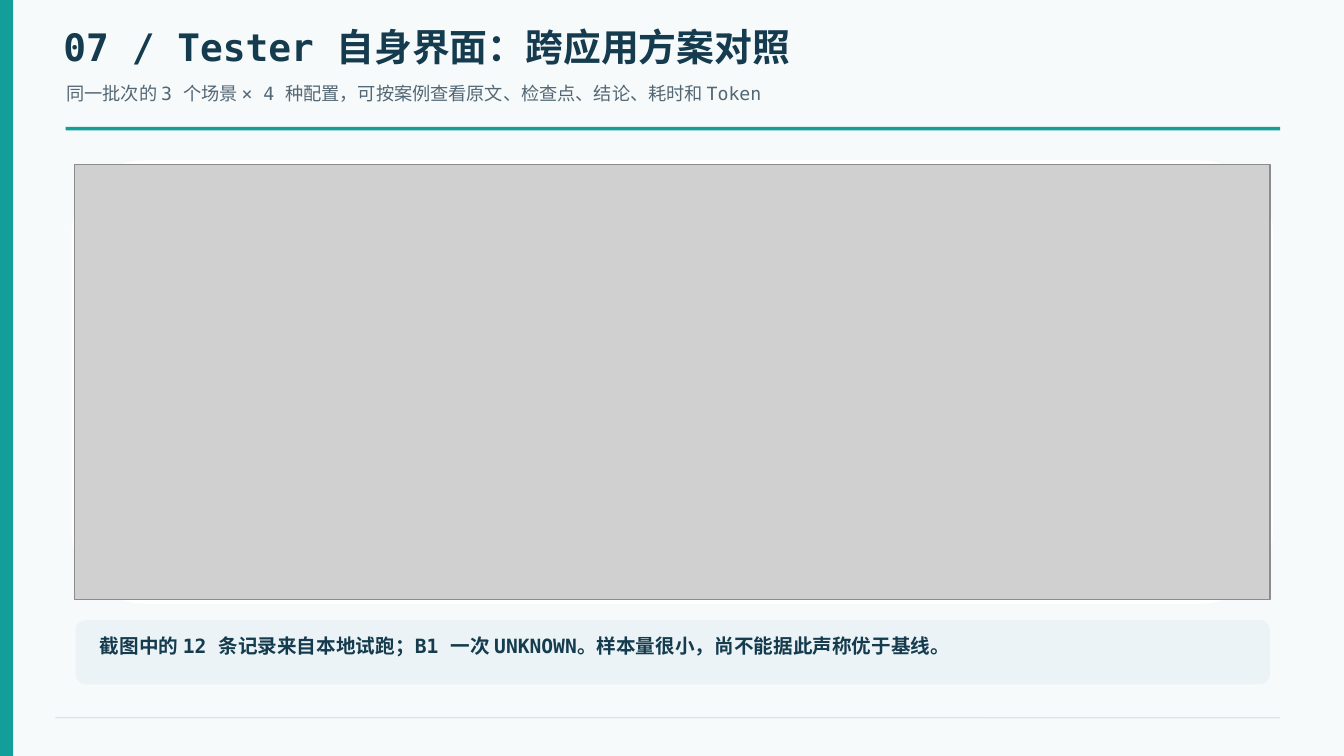
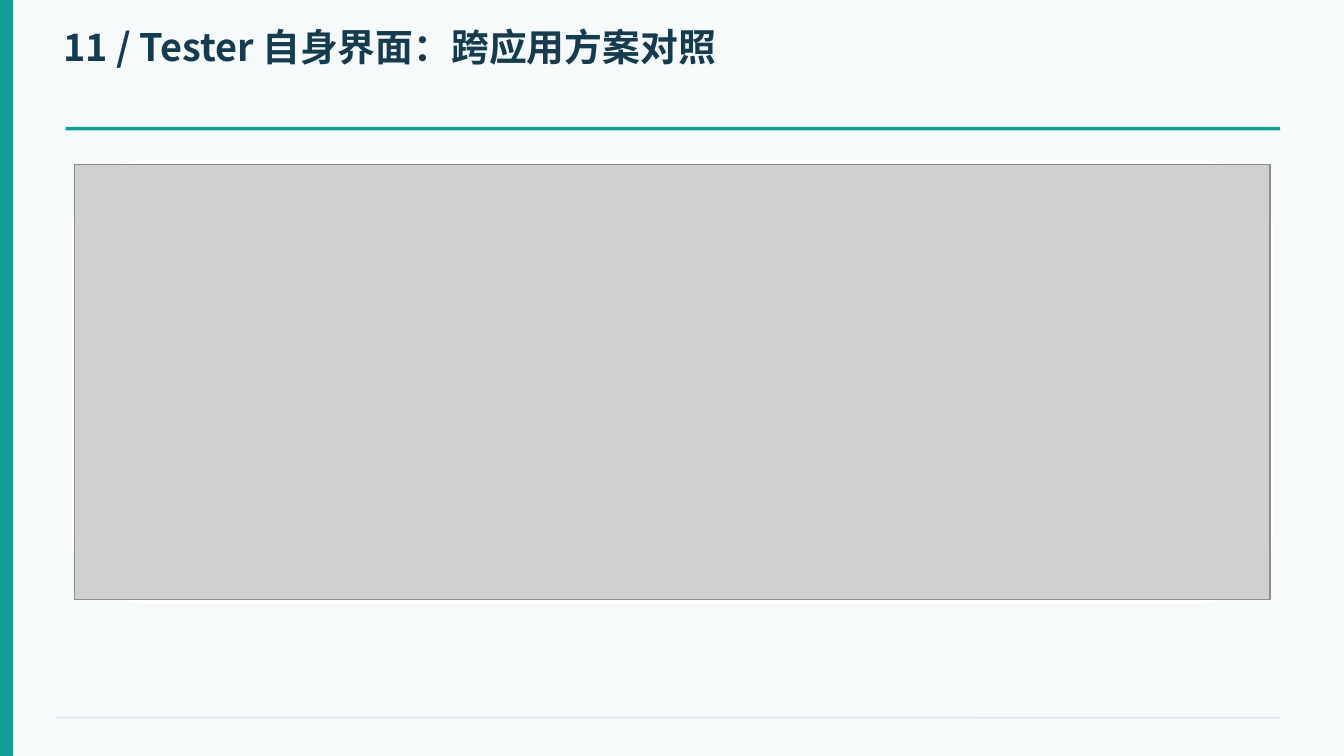
Before and after one commit to LockiYu/WebAppTester, a slide deck: slide 12 of 2-张诗豪组-中期汇报.pptx (slide 8 before the commit). Drawn at 1344x756 pixels with LibreOffice and Linux fonts; fonts in the diff are those of the drawing; grey boxes stand for pictures. Boxes give left, top, right and bottom in pixels: in the first picture for what was removed or moved away, otherwise in the second. Text is boxed around its words. In the diff, an @@ line names an element or a change of style, - is before the commit and + after.

```diff
--- a/2-张诗豪组-中期汇报.pptx
+++ b/2-张诗豪组-中期汇报.pptx
@@ text at <box>63,28,716,65</box>: text changed; font DejaVu Sans Mono to Noto Sans CJK SC @@
-07 / Tester 自身界面：跨应用方案对照
+11 / Tester 自身界面：跨应用方案对照
@@ text removed at <box>66,84,762,102</box> @@
-同一批次的 3 个场景 × 4 种配置，可按案例查看原文、检查点、结论、耗时和 Token
@@ rounded rectangle removed at <box>76,620,1270,685</box> @@
@@ text removed at <box>100,636,950,657</box> @@
-截图中的 12 条记录来自本地试跑；B1 一次 UNKNOWN。样本量很小，尚不能据此声称优于基线。
```
Also in this commit, not shown: 16 other slides changed, 3 slides added, 1 slide removed.
